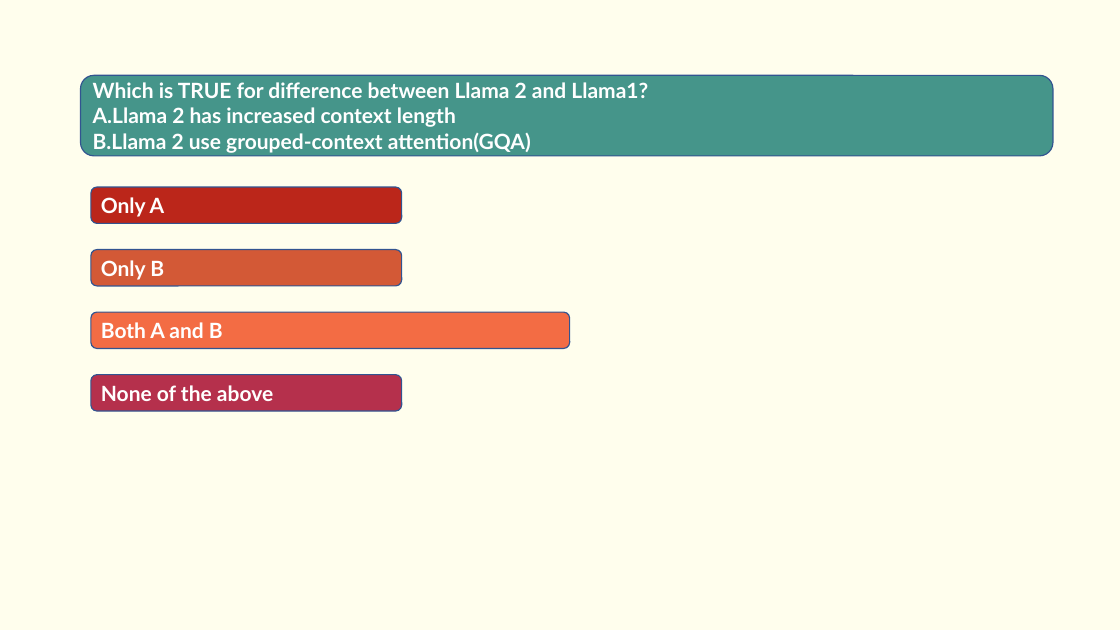
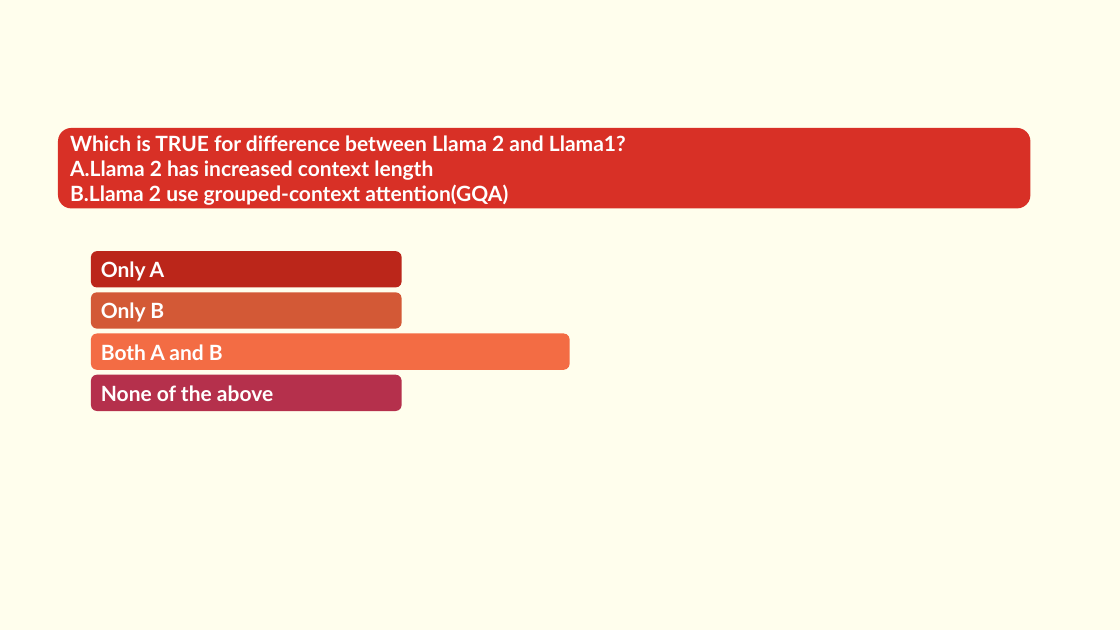
Before and after one commit to Saira55/Machine-Learning-Multiple-Choice-Questions, a slide deck: slide 35 of Machine Learning Quiz Question.pptx (slide 34 before the commit). Drawn at 1120x630 pixels with LibreOffice and Linux fonts; fonts in the diff are those of the drawing. Boxes give left, top, right and bottom in pixels: in the first picture for what was removed or moved away, otherwise in the second. Text is boxed around its words. In the diff, an @@ line names an element or a change of style, - is before the commit and + after.

```diff
--- a/Machine Learning Quiz Question.pptx
+++ b/Machine Learning Quiz Question.pptx
@@ rounded rectangle "Which is TRUE for difference ...": place and size @@
-rounded rectangle "Which is TRUE for difference ..." at box(81, 76, 1054, 156)
+rounded rectangle "Which is TRUE for difference ..." at box(58, 128, 1031, 208)
@@ rounded rectangle "Which is TRUE for difference ..." at box(58, 128, 1031, 208): fill #45958A to #D83026; outline #325491 1 pt to none @@
@@ outline #325491 1 pt to none in 4 elements at box(91, 375, 402, 411), box(91, 334, 570, 370), box(91, 292, 402, 329), box(91, 251, 402, 287) @@
@@ rounded rectangle "Only A": place and size @@
-rounded rectangle "Only A" at box(91, 187, 402, 223)
+rounded rectangle "Only A" at box(91, 251, 402, 287)
@@ rounded rectangle "Only B": place and size @@
-rounded rectangle "Only B" at box(91, 250, 402, 286)
+rounded rectangle "Only B" at box(91, 292, 402, 329)
@@ rounded rectangle "Both A and B": place and size @@
-rounded rectangle "Both A and B" at box(91, 313, 570, 349)
+rounded rectangle "Both A and B" at box(91, 334, 570, 370)
```
Also in this commit, not shown: 1 slide added.
